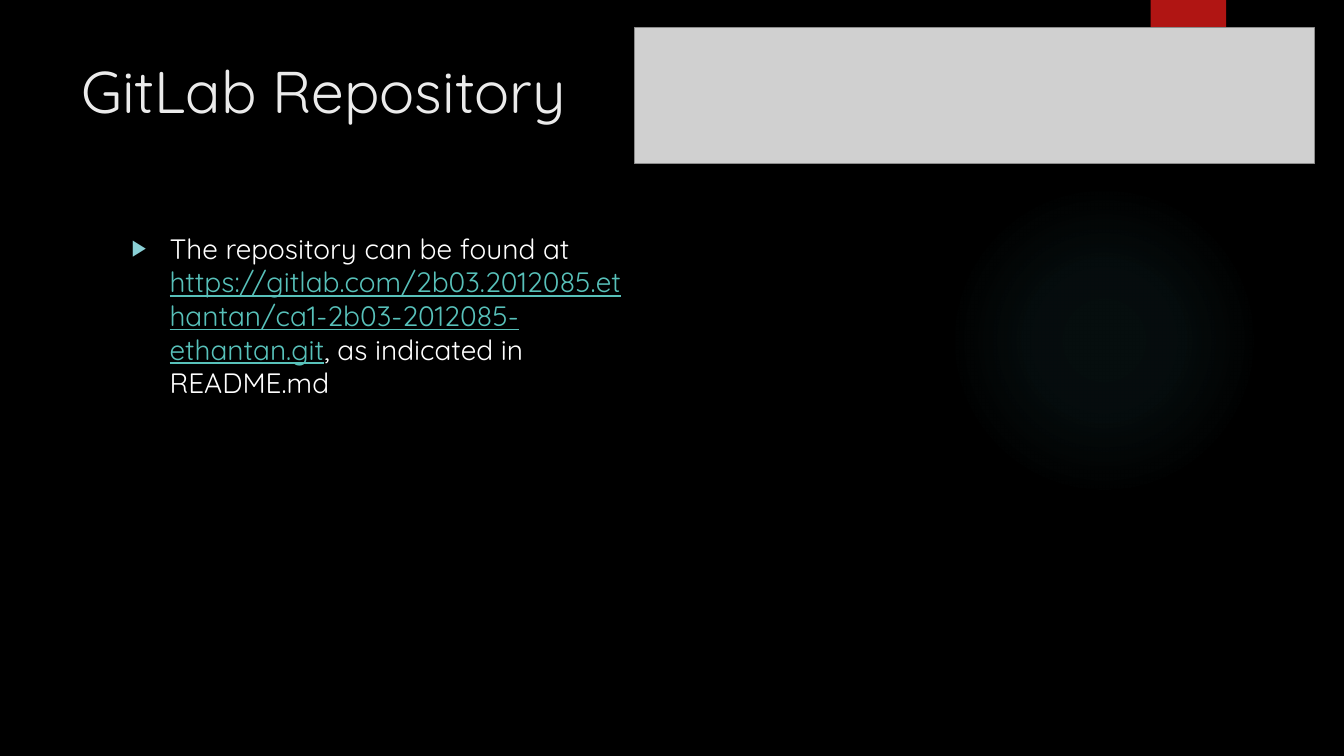
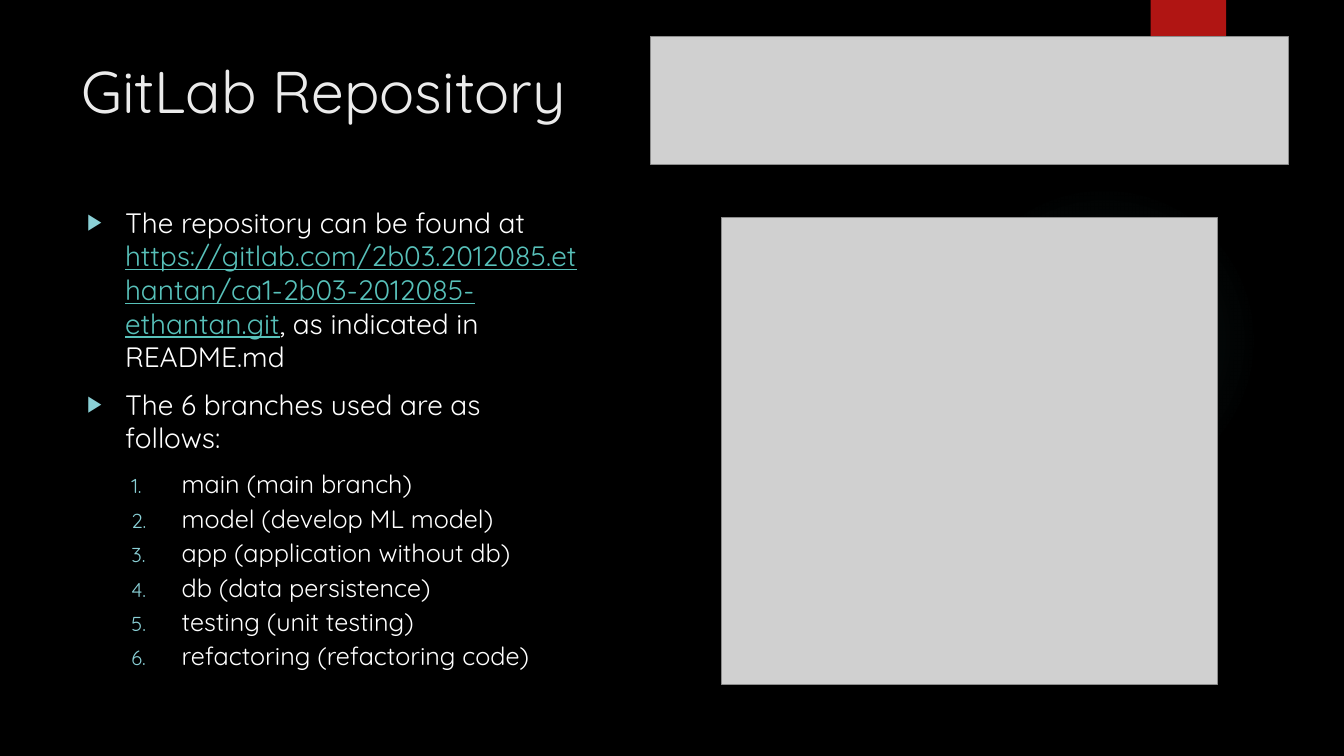
Before and after one commit to ethanolx/SG-Resale-Housing-py, a slide deck: slide 2 of doc/slides.pptx. Drawn at 1344x756 pixels with LibreOffice and Linux fonts; fonts in the diff are those of the drawing; grey boxes stand for pictures; background and template pictures are left out. Boxes give left, top, right and bottom in pixels: in the first picture for what was removed or moved away, otherwise in the second. Text is boxed around its words. In the diff, an @@ line names an element or a change of style, - is before the commit and + after.

```diff
--- a/doc/slides.pptx
+++ b/doc/slides.pptx
@@ picture: place and size @@
-picture at box(634, 28, 1315, 163)
+picture at box(650, 37, 1290, 164)
@@ text "The repository can be found ...": place and size @@
-text "The repository can be found ..." at box(170, 238, 621, 394)
+text "The repository can be found ..." at box(125, 212, 576, 670)
@@ picture added at box(722, 218, 1217, 686) @@
@@ text at box(125, 394, 529, 670): paragraphs added @@
+▶ The 6 branches used are as follows:
+  1. main (main branch)
+  2. model (develop ML model)
+  3. app (application without db)
+  4. db (data persistence)
+  5. testing (unit testing)
+  6. refactoring (refactoring code)
```
Also in this commit, not shown: 2 other slides changed, 13 slides added, 15 slides removed, 1 other file.
